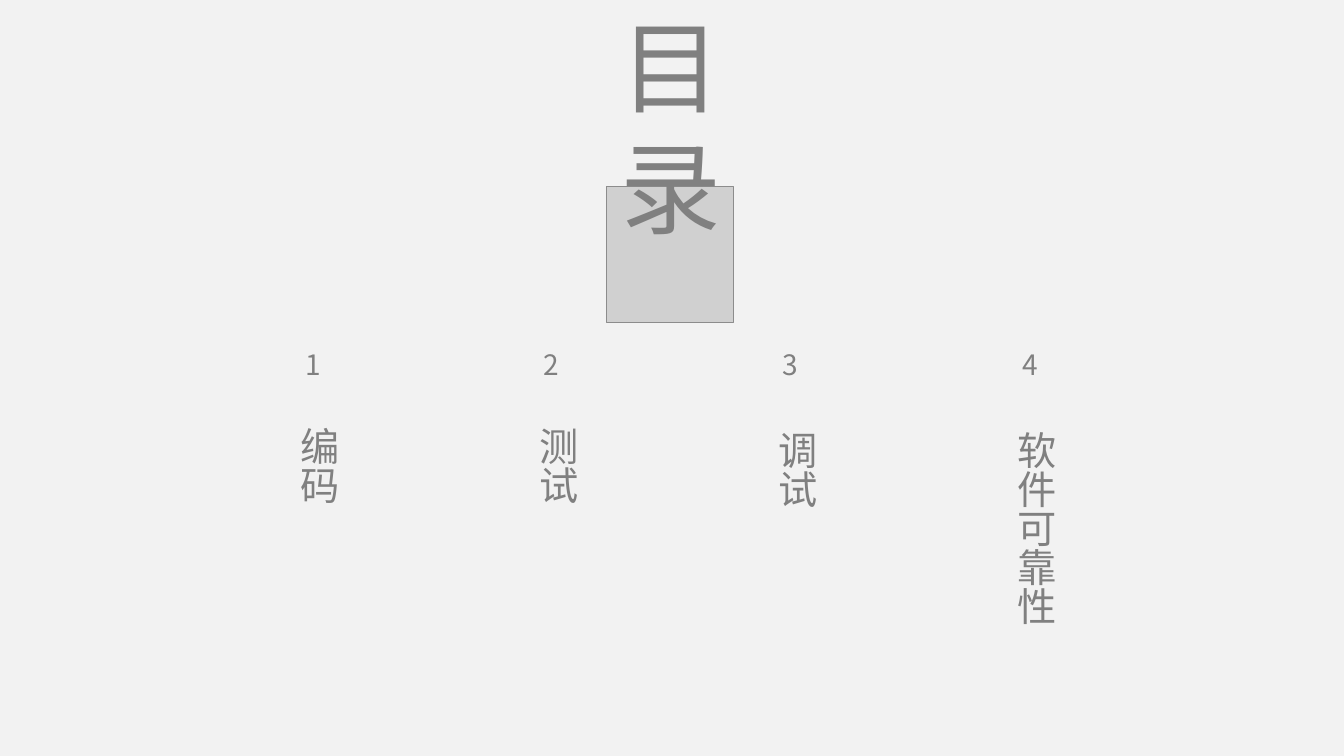
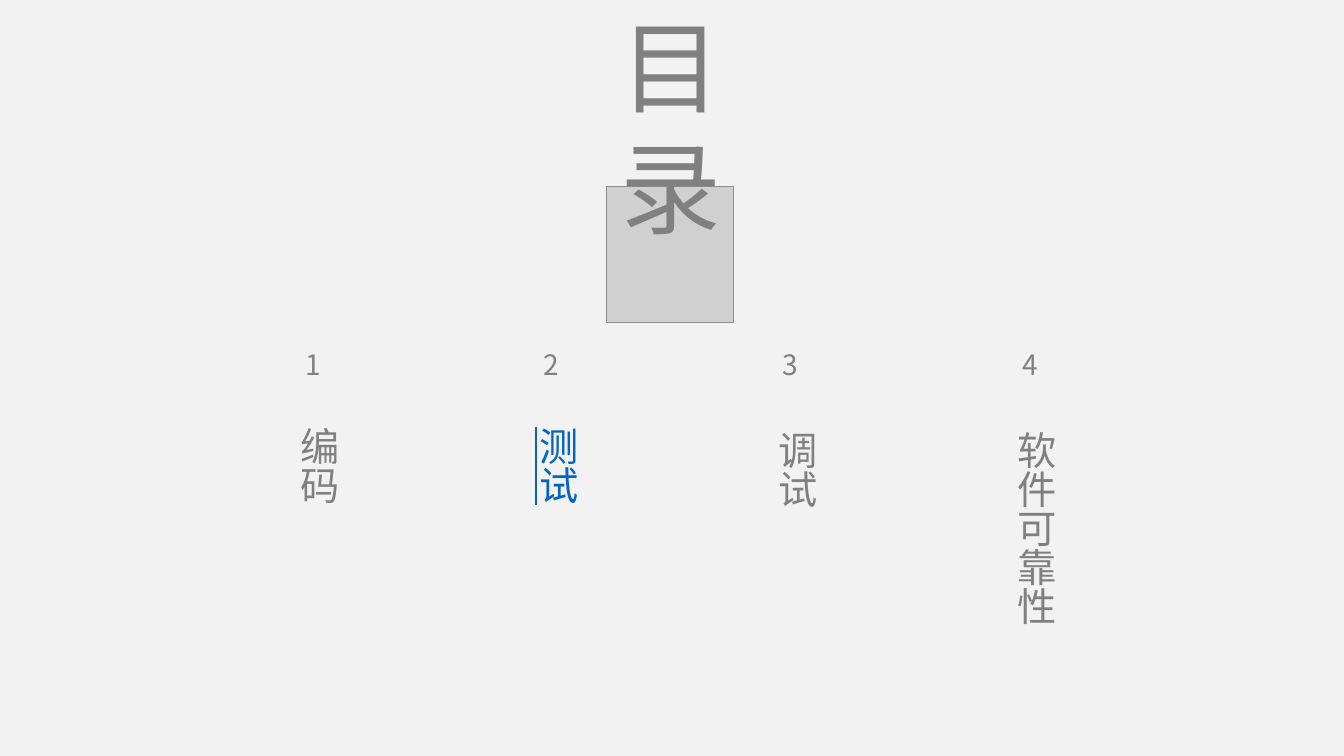
Before and after one commit to lenovo-wu/G11ZUCC, a slide deck: slide 2 of 翻转课堂G11.pptx. Drawn at 1344x756 pixels with LibreOffice and Linux fonts; fonts in the diff are those of the drawing; grey boxes stand for pictures. Boxes give left, top, right and bottom in pixels: in the first picture for what was removed or moved away, otherwise in the second. Text is boxed around its words. In the diff, an @@ line names an element or a change of style, - is before the commit and + after.

```diff
--- a/翻转课堂G11.pptx
+++ b/翻转课堂G11.pptx
@@ text "测试" at <box>540,428,579,503</box>: text colour #808080 to #0563C1, underline on @@
```
Also in this commit, not shown: 1 other slide changed.
